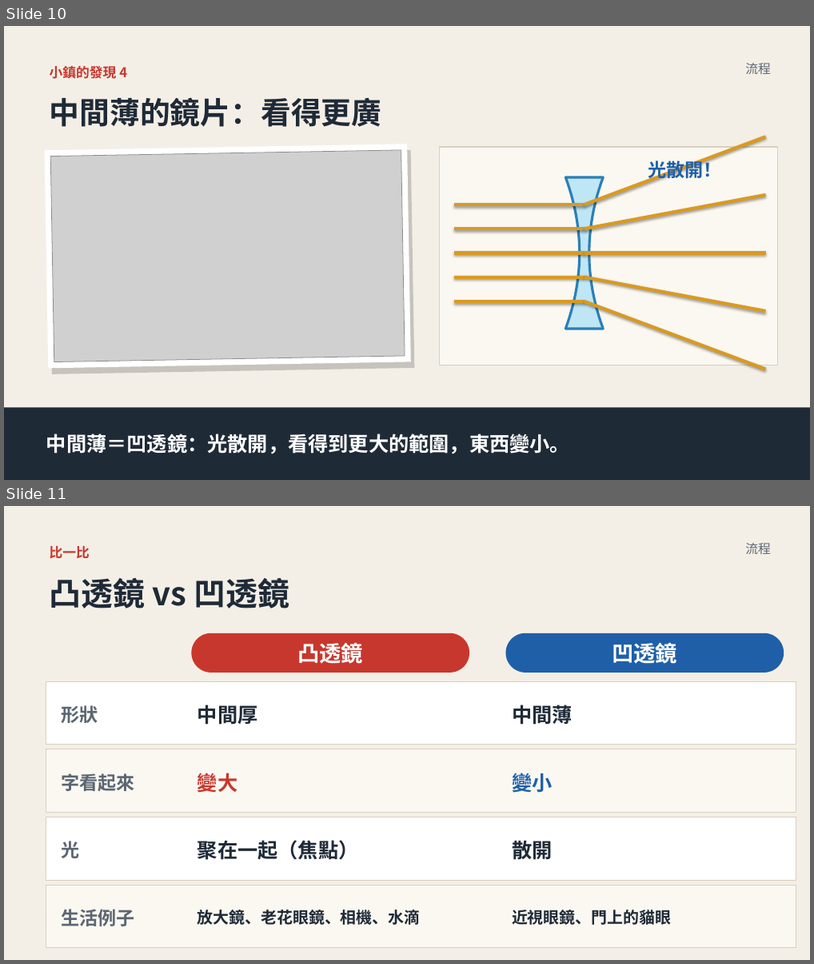
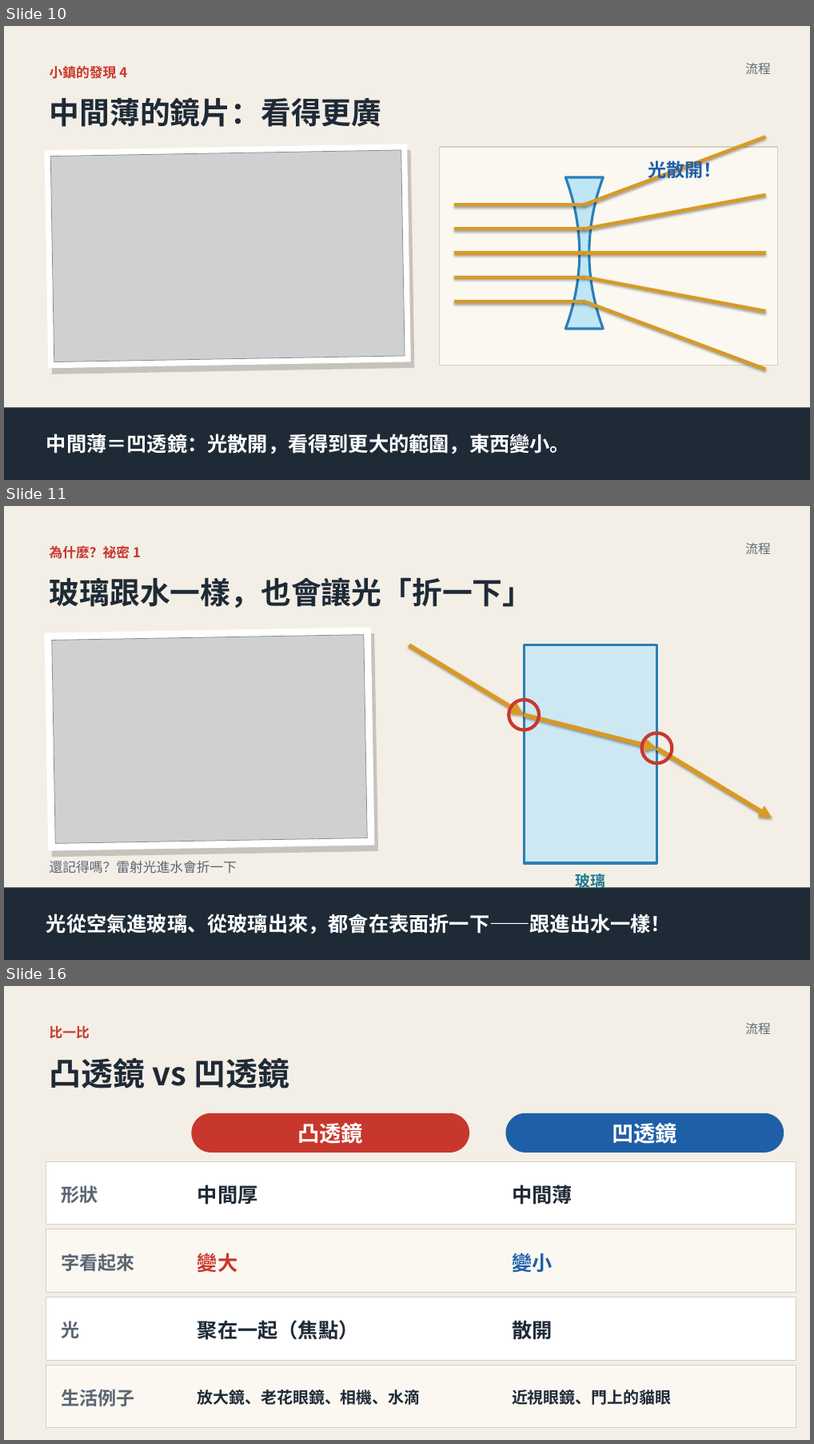
Before and after one commit to classtools1020/classtools1020.github.io, a slide deck: light-lens/files/L1-lens.pptx. Shown one above the other, each under a label of ours: slides 10 and 11 before the commit, slides 10, 11 and 16 after it; the slides between them are not shown. The pictures are 814x964 and 814x1444 pixels, drawn with LibreOffice and Linux fonts; fonts in the diff are those of the drawing; grey boxes stand for pictures. Boxes give left, top, right and bottom in pixels: in the first picture for what was removed or moved away, otherwise in the second. Text is boxed around its words. In the diff, an @@ line names an element or a change of style, - is before the commit and + after.

```diff
--- a/light-lens/files/L1-lens.pptx
+++ b/light-lens/files/L1-lens.pptx
@@ slide 11 added at [4,506,810,960], background #FFFFFF @@
@@ rectangle added at [4,506,810,960], fill #F4EFE6 @@
@@ text added at [50,545,141,559], 16 pt, text #C8372D, bold @@
+為什麼？祕密 1
@@ text added at [746,543,770,554], 15 pt, text #5B6673 @@
+流程
@@ text added at [50,577,534,608], 36 pt, text #1F2A37, bold @@
+玻璃跟水一樣，也會讓光「折一下」
@@ rectangle added at [45,627,375,851], fill #FFFFFF @@
@@ rectangle added at [48,633,378,856], fill #000000 at 18% opacity @@
@@ picture added at [52,635,367,844] @@
@@ arrow added from (410, 645) to (524, 715), #D99A22 5 pt @@
@@ rectangle added at [524,645,658,863], fill #CDE8F2, outline #2A7FB8 3 pt @@
@@ ellipse added at [509,700,539,730], outline #C8372D 4 pt @@
@@ arrow added from (524, 715) to (658, 748), #D99A22 5 pt @@
@@ ellipse added at [642,733,673,763], outline #C8372D 4 pt @@
@@ arrow added from (658, 748) to (772, 817), #D99A22 5 pt @@
@@ text added at [50,860,237,873], 16 pt, text #5B6673 @@
+還記得嗎？雷射光進水會折一下
@@ rectangle added at [4,887,810,960], fill #1F2A37, 24 pt, text #FFFFFF, bold @@
+光從空氣進玻璃、從玻璃出來，都會在表面折一下——跟進出水一樣！
@@ text added at [575,870,606,890], 18 pt, text #1F7A8C, bold @@
+玻璃
@@ what was slide 11 is now slide 16 @@
```
Also in this commit, not shown: 1 slide changed, 4 other slides added, 3 other files.
